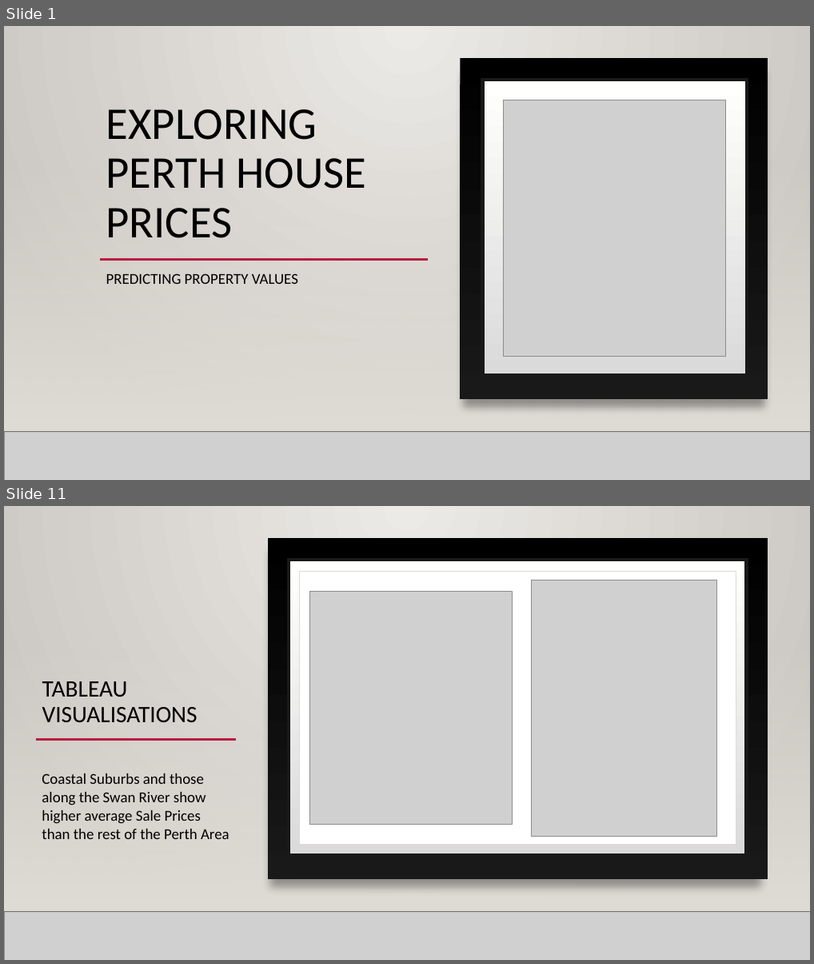
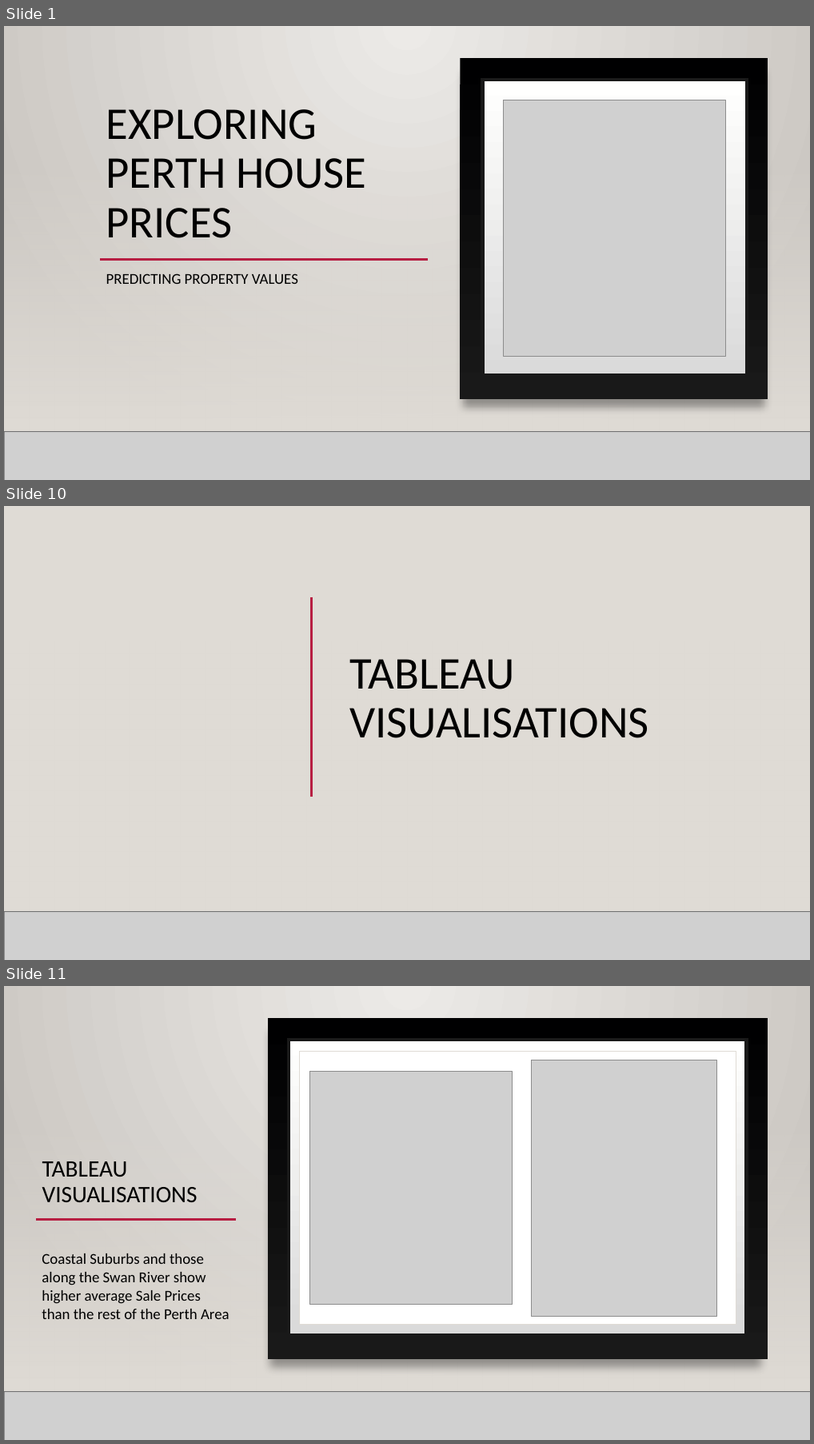
Before and after one commit to TroyFoote/Exploring_Perth_House_Prices, a slide deck: Exploring perth house prices.pptx. Shown one above the other, each under a label of ours: slides 1 and 11 before the commit, slides 1, 10 and 11 after it; the slides between them are not shown. The pictures are 814x964 and 814x1444 pixels, drawn with LibreOffice and Linux fonts; fonts in the diff are those of the drawing; grey boxes stand for pictures; background and template pictures are left out. Boxes give left, top, right and bottom in pixels: in the first picture for what was removed or moved away, otherwise in the second. Text is boxed around its words. In the diff, an @@ line names an element or a change of style, - is before the commit and + after.

```diff
--- a/Exploring perth house prices.pptx
+++ b/Exploring perth house prices.pptx
@@ slide 10 added at (4,506,810,960), background #DFDBD5; not listed: 2 template elements that a slide beside it also shows @@
@@ rectangle added at (4,506,810,960), fill #DFDBD5 @@
@@ line added from (312, 596) to (312, 796), #B71E42 2.5 pt @@
@@ rectangle added at (4,640,810,912), fill gradient #DFDBD5 @@
@@ rectangle added at (4,640,810,912), fill gradient #DFDBD5 @@
@@ title added at (350,659,650,738), 54 pt, text #000000 @@
+TABLEAU
+VISUALISATIONS
@@ line added from (4, 912) to (810, 912), #000001 1 pt @@
@@ picture added at (4,912,810,960) @@
@@ line added from (4, 912) to (810, 912), #000001 1 pt @@
```
Also in this commit, not shown: 8 slides changed, 1 other slide added, 1 slide removed, 2 other files.
